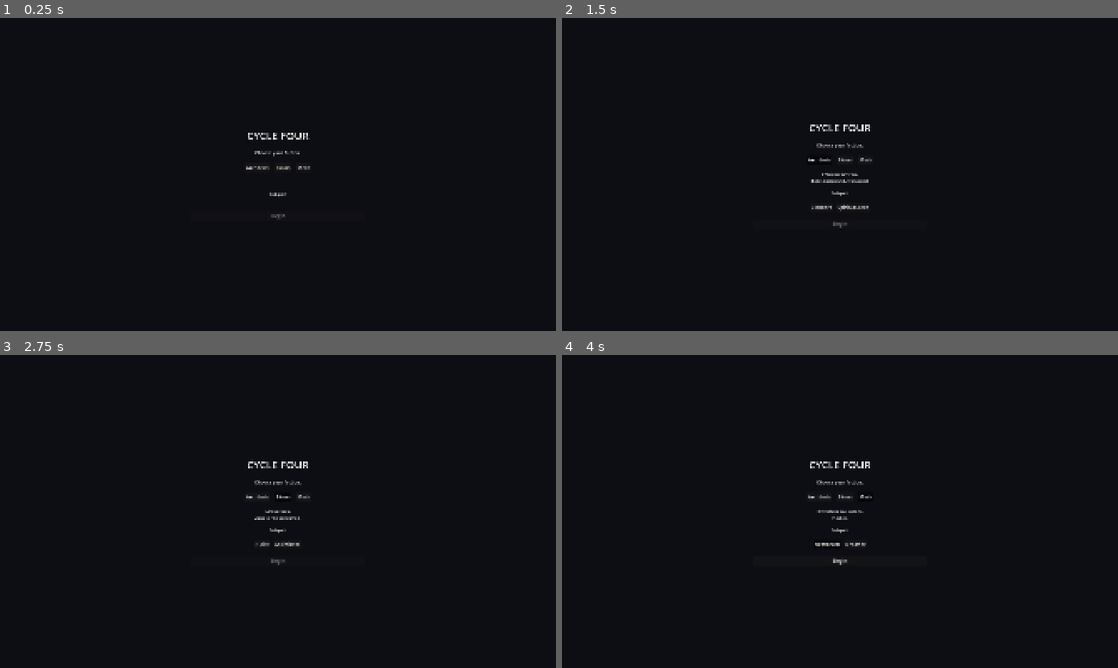
Above: before the commit, frames 1-4 (two rows, left to right).
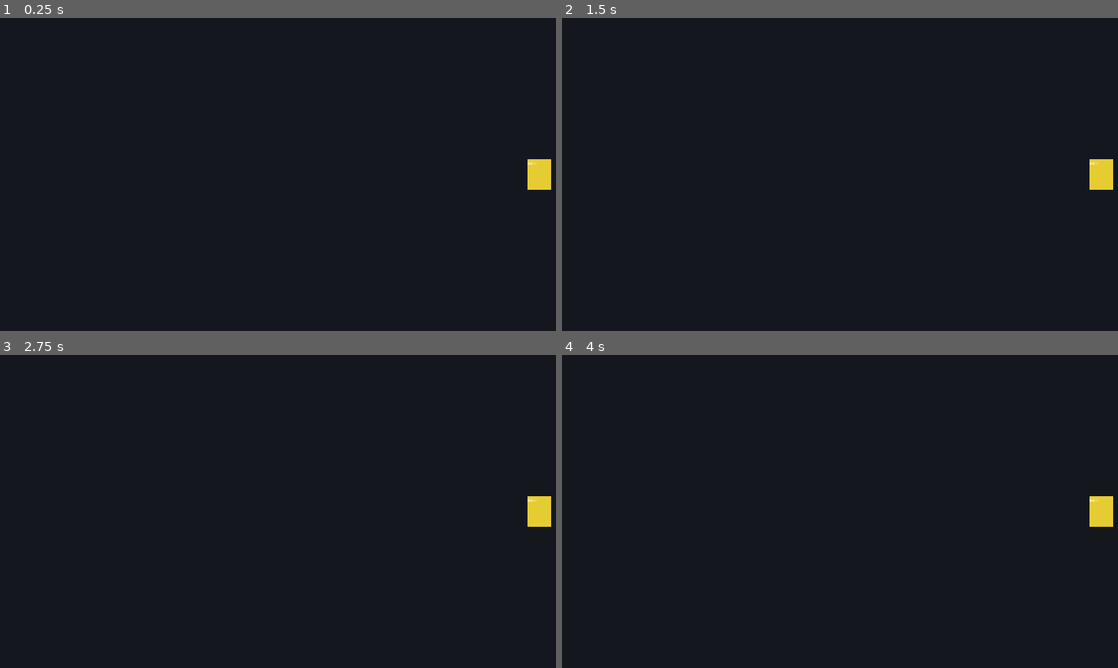
Above: after the commit, the same moments.

Repository: brandonwilcox-dot/Cycle-Four
Game: Godot game, scene res://scenes/main/Main.tscn
The game is run twice, just before and just after one commit, with the same random seed, the same clock (stepped at 60 frames per second) and the same inputs.
Inputs (mouse positions are in pixels of both pictures, inside the frame that each line leads up to):
- Up to frame 1 (0.25 s): no input
- Up to frame 2 (1.5 s): click "Architects" at 0.5 s; click "Architects" at 1.25 s
- Up to frame 3 (2.75 s): click "Bloom" at 2 s
- Up to frame 4 (4 s): click "Mesh" at 2.75 s; click (828, 545) at 3.5 s, where only the run before the commit has a clickable "Networked"

The runs differ from the first frame. In frame 1, 0.7% of the frame differs, in the area x 44-100%, y 36-65%; in frame 2, 1.0%, in the area x 44-100%, y 34-68%; in frame 3, 0.9%; in frame 4, 0.9%.

Commit message:
Add wave system: WaveTable, WaveSpawner, Unit, UnitData, faction unit resources
- WaveTable resource: defines per-wave unit/count/interval, procedural fallback
- WaveSpawner: reads WaveTable, spawns PathFollow2D units on wave_started signal
  - Fixed parse error: use preload() for WaveTable to avoid class_name load-order issue
  - Types wave_table as Resource to satisfy strict Godot 4.6 type checking
- Unit: PathFollow2D with health, armor, Bloom evolution, faction color visual
- UnitData: @tool Resource with all unit stat exports
- Tier-1 unit .tres files for all three factions (Constructor/Tendril/Shard)
- WorldMap.tscn: removed invalid Curve2D.new() inline call (curve set in Main.gd)
- Main.gd: builds S-curve placeholder path, wires HUD show/hide on faction confirm
- Main.tscn: WorldMap now instanced under GameWorld

Co-Authored-By: Claude Sonnet 4.6 <noreply@anthropic.com>

Diff:
--- /dev/null
+++ b/resources/units/architect_t1.tres
@@ -0,0 +1,20 @@
+[gd_resource type="Resource" script_class="UnitData" load_steps=2 format=3]
+
+[ext_resource type="Script" path="res://src/entities/UnitData.gd" id="1"]
+
+[resource]
+script = ExtResource("1")
+unit_name = "Constructor"
+faction_id = "architects"
+tier = 1
+max_health = 80.0
+move_speed = 70.0
+damage_on_arrival = 8.0
+armor = 2.0
+resource_reward = 4.0
+spawn_cost = {}
+cooldown = 10.0
+color_hint = Color(0.35, 0.65, 1.0, 1.0)
+evolve_threshold = 0.0
+hacks_on_death = false
+hack_radius = 0.0
--- /dev/null
+++ b/resources/units/bloom_t1.tres
@@ -0,0 +1,20 @@
+[gd_resource type="Resource" script_class="UnitData" load_steps=2 format=3]
+
+[ext_resource type="Script" path="res://src/entities/UnitData.gd" id="1"]
+
+[resource]
+script = ExtResource("1")
+unit_name = "Tendril"
+faction_id = "bloom"
+tier = 1
+max_health = 120.0
+move_speed = 55.0
+damage_on_arrival = 12.0
+armor = 0.0
+resource_reward = 5.0
+spawn_cost = {}
+cooldown = 12.0
+color_hint = Color(0.3, 0.85, 0.4, 1.0)
+evolve_threshold = 0.4
+hacks_on_death = false
+hack_radius = 0.0
--- /dev/null
+++ b/resources/units/mesh_t1.tres
@@ -0,0 +1,20 @@
+[gd_resource type="Resource" script_class="UnitData" load_steps=2 format=3]
+
+[ext_resource type="Script" path="res://src/entities/UnitData.gd" id="1"]
+
+[resource]
+script = ExtResource("1")
+unit_name = "Shard"
+faction_id = "mesh"
+tier = 1
+max_health = 60.0
+move_speed = 110.0
+damage_on_arrival = 6.0
+armor = 0.0
+resource_reward = 3.0
+spawn_cost = {}
+cooldown = 6.0
+color_hint = Color(0.9, 0.4, 0.85, 1.0)
+evolve_threshold = 0.0
+hacks_on_death = true
+hack_radius = 64.0
--- a/scenes/main/Main.gd
+++ b/scenes/main/Main.gd
@@ -6,13 +6,12 @@
 
 @onready var faction_select: Control = $FactionSelectScreen
 @onready var hud: Control            = $GameWorld/HUD
+@onready var unit_path: Path2D       = $GameWorld/WorldMap/UnitPath
 
 func _ready() -> void:
-	# HUD hidden until a faction is confirmed
 	hud.hide()
 	faction_select.selection_confirmed.connect(_on_faction_confirmed)
-
-	# If a save already has a faction chosen, skip the select screen
+	_build_default_path()
 	if not GameState.current_faction.is_empty():
 		_start_game_world()
 
@@ -22,3 +21,17 @@
 func _start_game_world() -> void:
 	faction_select.hide()
 	hud.show()
+
+func _build_default_path() -> void:
+	## Placeholder S-curve path across the screen.
+	## Replace with designed map paths per biome (core/17).
+	var curve := Curve2D.new()
+	curve.add_point(Vector2(50.0,  300.0))
+	curve.add_point(Vector2(400.0, 300.0))
+	curve.add_point(Vector2(600.0, 500.0))
+	curve.add_point(Vector2(900.0, 500.0))
+	curve.add_point(Vector2(1100.0, 250.0))
+	curve.add_point(Vector2(1400.0, 250.0))
+	curve.add_point(Vector2(1600.0, 540.0))
+	curve.add_point(Vector2(1860.0, 540.0))
+	unit_path.curve = curve
--- a/scenes/main/Main.tscn
+++ b/scenes/main/Main.tscn
@@ -1,8 +1,9 @@
-[gd_scene load_steps=4 format=3]
+[gd_scene load_steps=5 format=3]
 
 [ext_resource type="Script" path="res://scenes/main/Main.gd" id="1"]
 [ext_resource type="PackedScene" path="res://scenes/main/FactionSelectScreen.tscn" id="2"]
-[ext_resource type="PackedScene" path="res://scenes/ui/HUD.tscn" id="3"]
+[ext_resource type="PackedScene" path="res://scenes/main/WorldMap.tscn" id="3"]
+[ext_resource type="PackedScene" path="res://scenes/ui/HUD.tscn" id="4"]
 
 [node name="Main" type="Node"]
 script = ExtResource("1")
@@ -11,4 +12,6 @@
 
 [node name="GameWorld" type="Node" parent="."]
 
-[node name="HUD" parent="GameWorld" instance=ExtResource("3")]
+[node name="WorldMap" parent="GameWorld" instance=ExtResource("3")]
+
+[node name="HUD" parent="GameWorld" instance=ExtResource("4")]
--- /dev/null
+++ b/scenes/main/Unit.tscn
@@ -0,0 +1,7 @@
+[gd_scene load_steps=2 format=3]
+
+[ext_resource type="Script" path="res://src/entities/Unit.gd" id="1"]
+
+[node name="Unit" type="PathFollow2D"]
+rotates = false
+script = ExtResource("1")
--- /dev/null
+++ b/scenes/main/WorldMap.tscn
@@ -0,0 +1,31 @@
+[gd_scene load_steps=3 format=3]
+
+[ext_resource type="Script" path="res://src/core/waves/WaveSpawner.gd" id="1"]
+[ext_resource type="PackedScene" path="res://scenes/main/Unit.tscn" id="2"]
+
+[node name="WorldMap" type="Node2D"]
+
+[node name="Background" type="ColorRect" parent="."]
+offset_right = 1920.0
+offset_bottom = 1080.0
+color = Color(0.08, 0.09, 0.12, 1.0)
+
+[node name="UnitPath" type="Path2D" parent="."]
+
+[node name="Base" type="ColorRect" parent="."]
+offset_left = 1820.0
+offset_top = 490.0
+offset_right = 1900.0
+offset_bottom = 590.0
+color = Color(0.9, 0.8, 0.2, 1.0)
+
+[node name="BaseLabel" type="Label" parent="Base"]
+offset_left = 4.0
+offset_top = 4.0
+text = "BASE"
+theme_override_font_sizes/font_size = 12
+
+[node name="WaveSpawner" type="Node" parent="."]
+script = ExtResource("1")
+unit_path = NodePath("../UnitPath")
+unit_scene = ExtResource("2")
--- /dev/null
+++ b/src/core/waves/WaveSpawner.gd
@@ -0,0 +1,83 @@
+## WaveSpawner.gd
+## Attached to the WorldMap scene. Reads the active WaveTable and spawns
+## Unit instances onto the Path2D at the correct intervals.
+## Listens to WaveManager signals; never drives the wave state itself.
+extends Node
+
+const WaveTableClass = preload("res://src/core/waves/WaveTable.gd")
+
+## Assigned in the WorldMap scene inspector
+@export var unit_path: Path2D = null
+@export var unit_scene: PackedScene = null
+
+## Active wave table -- loaded when faction is confirmed
+var _wave_table: Resource = null   ## WaveTable instance; typed as Resource to avoid load-order issues
+var _spawn_timer: float = 0.0
+var _units_to_spawn: int = 0
+var _current_unit_data: UnitData = null
+var _spawn_interval: float = 1.0
+var _spawning: bool = false
+
+func _ready() -> void:
+	EventBus.faction_selected.connect(_on_faction_selected)
+	EventBus.wave_started.connect(_on_wave_started)
+	EventBus.wave_ended.connect(_on_wave_ended)
+
+func _process(delta: float) -> void:
+	if not _spawning or _units_to_spawn <= 0:
+		return
+	_spawn_timer -= delta
+	if _spawn_timer <= 0.0:
+		_spawn_unit()
+		_units_to_spawn -= 1
+		_spawn_timer = _spawn_interval
+		if _units_to_spawn <= 0:
+			_spawning = false
+
+## -- Signal handlers --
+
+func _on_faction_selected(faction_id: String, _sub_path: String) -> void:
+	var path: String = "res://resources/factions/%s/wave_table.tres" % faction_id
+	if ResourceLoader.exists(path):
+		_wave_table = load(path)
+	else:
+		_wave_table = null  ## Procedural fallback handled by WaveManager
+
+func _on_wave_started(wave_number: int, _commander_data: Dictionary) -> void:
+	if _wave_table == null:
+		_start_procedural_wave(wave_number)
+		return
+	var wave_def: Dictionary = _wave_table.get_wave(wave_number)
+	_current_unit_data = wave_def.get("unit", null)
+	_units_to_spawn    = int(wave_def.get("count", 5 + wave_number * 2))
+	_spawn_interval    = float(wave_def.get("interval", 1.2))
+	_spawn_timer       = 0.0
+	_spawning          = true
+
+func _on_wave_ended(_wave_number: int, _result: String) -> void:
+	_spawning = false
+	_units_to_spawn = 0
+
+## -- Spawn logic --
+
+func _spawn_unit() -> void:
+	if unit_path == null or unit_scene == null:
+		push_error("WaveSpawner: unit_path or unit_scene not set.")
+		return
+	var unit: PathFollow2D = unit_scene.instantiate()
+	if unit.has_method("setup") and _current_unit_data != null:
+		unit.call("setup", _current_unit_data)
+	unit_path.add_child(unit)
+	unit.progress = 0.0
+	EventBus.unit_spawned.emit({
+		"unit": _current_unit_data.unit_name if _current_unit_data else "unknown",
+		"wave": WaveManager.current_wave,
+	})
+
+func _start_procedural_wave(wave_number: int) -> void:
+	## No wave table: use plain counts with no UnitData (units show as gray)
+	_current_unit_data = null
+	_units_to_spawn    = 5 + wave_number * 2
+	_spawn_interval    = 1.2
+	_spawn_timer       = 0.0
+	_spawning          = true
--- /dev/null
+++ b/src/core/waves/WaveTable.gd
@@ -0,0 +1,33 @@
+## WaveTable.gd
+## Resource that holds the spawn definition for every wave in a faction's run.
+## One WaveTable.tres per faction. The WaveManager loads the active faction's table.
+## Each entry in waves[] is a Dictionary:
+##   {
+##     "unit": UnitData,   ## which unit type to spawn
+##     "count": int,        ## how many
+##     "interval": float,   ## seconds between individual spawns
+##     "commander": {}      ## optional commander dialogue dict (see core/12)
+##   }
+@tool
+extends Resource
+class_name WaveTable
+
+## Indexed by wave number (1-based). waves[0] = wave 1 data.
+@export var waves: Array[Dictionary] = []
+
+## Returns data for a given wave number (1-based).
+## Falls back to a procedural default if the table doesn't define that wave.
+func get_wave(wave_number: int) -> Dictionary:
+	var idx: int = wave_number - 1
+	if idx >= 0 and idx < waves.size():
+		return waves[idx]
+	return _procedural_wave(wave_number)
+
+## Simple procedural fallback so waves never run dry during development.
+func _procedural_wave(wave_number: int) -> Dictionary:
+	return {
+		"unit":      null,
+		"count":     5 + (wave_number * 2),
+		"interval":  1.2,
+		"commander": {},
+	}
--- /dev/null
+++ b/src/entities/Unit.gd
@@ -0,0 +1,99 @@
+## Unit.gd
+## A single enemy unit. Follows the map's Path2D from spawn to base.
+## Spawned by WaveSpawner; reports death/arrival back through EventBus.
+extends PathFollow2D
+
+## Set by WaveSpawner immediately after instantiation
+var data: UnitData = null
+
+var _current_health: float = 0.0
+var _is_dead: bool = false
+var _visual: ColorRect = null   ## placeholder until sprites exist
+
+func _ready() -> void:
+	if data == null:
+		push_error("Unit spawned without UnitData -- call setup() before adding to tree.")
+		return
+	_current_health = data.max_health
+	_build_placeholder_visual()
+
+func _process(delta: float) -> void:
+	if _is_dead:
+		return
+	# PathFollow2D.progress moves the node along the Path2D parent
+	progress += data.move_speed * delta
+	# progress_ratio reaches 1.0 when the unit hits the end of the path
+	if progress_ratio >= 1.0:
+		_reach_base()
+
+## Called by WaveSpawner to inject data before adding to scene tree
+func setup(unit_data: UnitData) -> void:
+	data = unit_data
+
+## Apply incoming damage; returns true if unit died
+func take_damage(amount: float) -> bool:
+	if _is_dead:
+		return true
+	var effective: float = max(0.0, amount - data.armor)
+	_current_health -= effective
+	_update_health_visual()
+	if _current_health <= 0.0:
+		_die()
+		return true
+	# Bloom evolution check
+	if data.evolve_threshold > 0.0:
+		var hp_ratio: float = _current_health / data.max_health
+		if hp_ratio <= data.evolve_threshold and data.evolved_unit != null:
+			_evolve()
+	return false
+
+## -- Internal --
+
+func _reach_base() -> void:
+	_is_dead = true
+	WaveManager.report_base_breached()
+	EventBus.base_damaged.emit(data.damage_on_arrival, {"unit": data.unit_name})
+	# Give partial resource reward even on breach (unit "spent" effort)
+	EconomyManager.add_resource(FactionManager.get_primary_resource(), data.resource_reward * 0.5)
+	queue_free()
+
+func _die() -> void:
+	_is_dead = true
+	WaveManager.report_enemy_killed()
+	EconomyManager.add_resource(FactionManager.get_primary_resource(), data.resource_reward)
+	EventBus.unit_died.emit({"unit": data.unit_name, "faction": data.faction_id})
+	queue_free()
+
+func _evolve() -> void:
+	## Swap to evolved unit type in place -- health carries over proportionally
+	var hp_ratio: float = _current_health / data.max_health
+	data = data.evolved_unit
+	_current_health = data.max_health * hp_ratio
+	_visual.color = data.color_hint
+	_update_health_visual()
+
+func _build_placeholder_visual() -> void:
+	## Simple colored rect until sprites are ready.
+	## 24x24 square, offset so it centers on the path node.
+	_visual = ColorRect.new()
+	_visual.size = Vector2(24.0, 24.0)
+	_visual.position = Vector2(-12.0, -12.0)
+	_visual.color = data.color_hint if data else Color.GRAY
+	add_child(_visual)
+	## Health bar (thin rect above unit)
+	var bar_bg := ColorRect.new()
+	bar_bg.size = Vector2(24.0, 3.0)
+	bar_bg.position = Vector2(-12.0, -18.0)
+	bar_bg.color = Color(0.2, 0.2, 0.2)
+	add_child(bar_bg)
+	var bar_fg := ColorRect.new()
+	bar_fg.name = "HealthBar"
+	bar_fg.size = Vector2(24.0, 3.0)
+	bar_fg.position = Vector2(-12.0, -18.0)
+	bar_fg.color = Color(0.2, 0.9, 0.2)
+	add_child(bar_fg)
+
+func _update_health_visual() -> void:
+	var bar: ColorRect = get_node_or_null("HealthBar")
+	if bar and data:
+		bar.size.x = 24.0 * (_current_health / data.max_health)
--- /dev/null
+++ b/src/entities/UnitData.gd
@@ -0,0 +1,34 @@
+## UnitData.gd
+## Resource definition for a single unit type.
+## One .tres file per unit. Loaded by wave tables at spawn time.
+## Ref: core/17_units-maps-buildings.md for stat philosophy.
+@tool
+extends Resource
+class_name UnitData
+
+## Display
+@export var unit_name: String = ""
+@export var faction_id: String = ""         ## "architects" | "bloom" | "mesh"
+@export var tier: int = 1                   ## Production tier 1-6
+
+## Combat stats
+@export var max_health: float = 100.0
+@export var move_speed: float = 80.0        ## pixels per second along path
+@export var damage_on_arrival: float = 10.0 ## damage dealt to base when unit reaches end
+@export var armor: float = 0.0              ## flat damage reduction
+
+## Economy
+@export var resource_reward: float = 5.0   ## primary resource dropped on death
+@export var spawn_cost: Dictionary = {}     ## cost to produce (unit production layer)
+@export var cooldown: float = 8.0          ## seconds between spawns (active layer)
+
+## Visual hint (texture assigned in editor; placeholder until art exists)
+@export var color_hint: Color = Color.WHITE ## faction color shown on placeholder rect
+
+## Bloom-specific: evolve on damage
+@export var evolve_threshold: float = 0.0  ## 0 = no evolution; >0 = HP% that triggers adapt
+@export var evolved_unit: UnitData = null  ## unit type to replace this one after evolving
+
+## Mesh-specific: hacks nearby buildings on death
+@export var hacks_on_death: bool = false
+@export var hack_radius: float = 0.0
